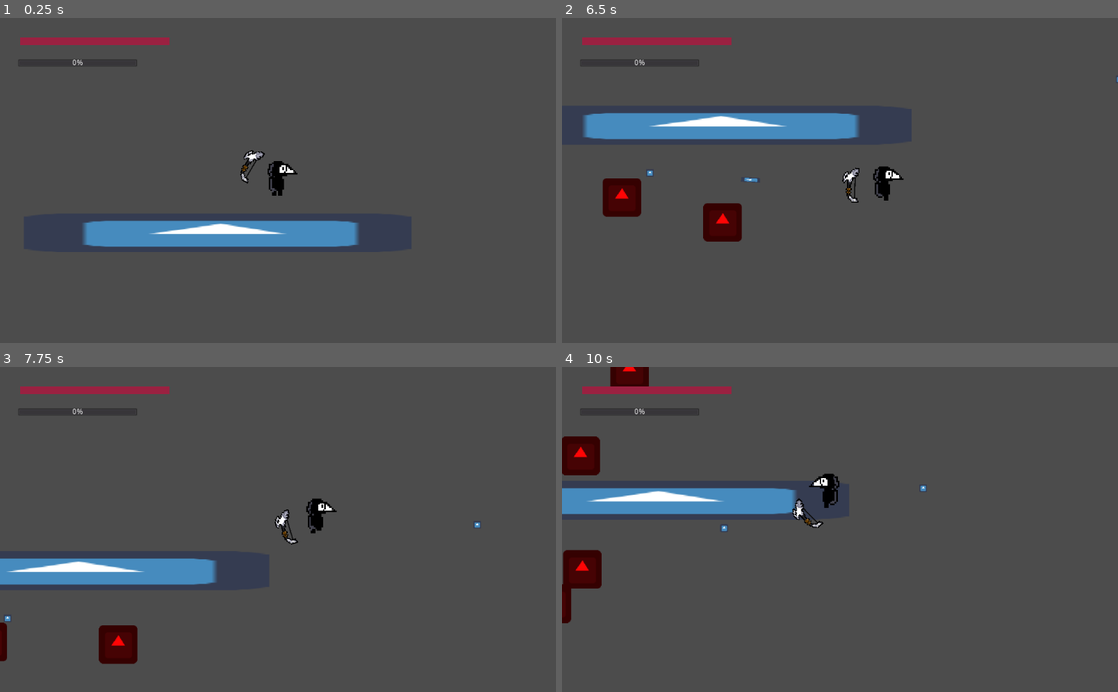
Above: before the commit, frames 1-4 (two rows, left to right).
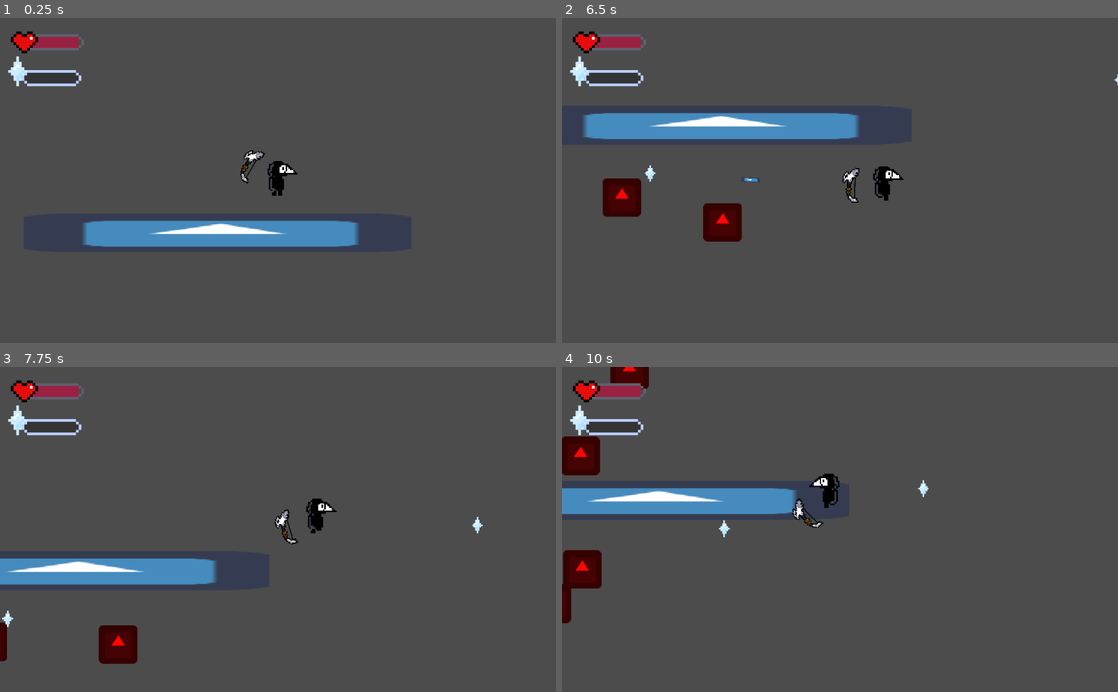
Above: after the commit, the same moments.

Repository: Takexin/Atividade-AC2-HG-3tri
Game: Godot game, scene res://scenes/main.tscn
The game is run twice, just before and just after one commit, with the same random seed, the same clock (stepped at 60 frames per second) and the same inputs. The engine's default icon, where the game draws it, is replaced by a stand-in: a white triangle on a blue panel in a dark square.
Inputs:
- Up to frame 1 (0.25 s): no input
- Up to frame 2 (6.5 s): tap Enter at 0.5 s; hold D (keyRight) 0.53-1.28 s; tap P (increaseSpeed) every 0.75 s from 0.6 to 5.85 s; hold S (keyDown) 1.28-2.03 s; hold D (keyRight) 2.03-2.78 s; hold W (keyUp) 2.78-3.53 s; hold A (keyLeft) 3.53-5.03 s; hold S (keyDown) 5.03-5.78 s; hold D (keyRight) from 5.78 s (still down)
- Up to frame 3 (7.75 s): release D (keyRight) at 6.53 s; hold W (keyUp) 6.53-7.28 s; tap P (increaseSpeed) at 6.6, 7.35 s; hold D (keyRight) from 7.28 s (still down)
- Up to frame 4 (10 s): release D (keyRight) at 8.03 s; hold S (keyDown) 8.03-8.78 s; tap P (increaseSpeed) at 8.1, 8.85, 9.6 s; hold A (keyLeft) 8.78-9.53 s; hold W (keyUp) from 9.53 s (still down)

The runs differ from the first frame. In frame 1, 1.2% of the frame differs, in the area x 1-31%, y 4-22%; in frame 2, 1.3%; in frame 3, 1.3%; in frame 4, 1.4%, in the area x 1-66%, y 4-53%.

Commit message:
adding bars (health and xp) sprites

Diff:
--- /dev/null
+++ b/assets/bars/character.tres
@@ -0,0 +1,12 @@
+[gd_resource type="Theme" load_steps=3 format=2]
+
+[sub_resource type="StyleBoxFlat" id=5]
+bg_color = Color( 0.207843, 0.207843, 0.207843, 1 )
+
+[sub_resource type="StyleBoxFlat" id=6]
+bg_color = Color( 0.607843, 0.133333, 0.258824, 1 )
+
+[resource]
+ProgressBar/icons/a = null
+ProgressBar/styles/bg = SubResource( 5 )
+ProgressBar/styles/fg = SubResource( 6 )
--- a/scenes/character.tscn
+++ b/scenes/character.tscn
@@ -1,9 +1,12 @@
-[gd_scene load_steps=11 format=2]
+[gd_scene load_steps=15 format=2]
 
 [ext_resource path="res://assets/images/walkCycle.png" type="Texture" id=1]
 [ext_resource path="res://scripts/character.gd" type="Script" id=2]
 [ext_resource path="res://scenes/weakpons/bow.tscn" type="PackedScene" id=3]
 [ext_resource path="res://scripts/healthBar.gd" type="Script" id=4]
+[ext_resource path="res://assets/images/healthBar1.png" type="Texture" id=5]
+[ext_resource path="res://assets/images/barra xp.png" type="Texture" id=6]
+[ext_resource path="res://assets/bars/character.tres" type="Theme" id=7]
 
 [sub_resource type="RectangleShape2D" id=2]
 extents = Vector2( 32, 32 )
@@ -34,8 +37,12 @@
 bg_color = Color( 0.607843, 0.133333, 0.258824, 1 )
 
 [sub_resource type="Theme" id=7]
+ProgressBar/icons/a = null
 ProgressBar/styles/bg = SubResource( 5 )
 ProgressBar/styles/fg = SubResource( 6 )
+
+[sub_resource type="StyleBoxFlat" id=8]
+bg_color = Color( 0.701961, 0.894118, 0.929412, 1 )
 
 [node name="KinematicBody2D" type="KinematicBody2D"]
 collision_layer = 257
@@ -88,18 +95,32 @@
 [node name="healthBar" type="ProgressBar" parent="CanvasLayer"]
 pause_mode = 1
 margin_left = 37.0
-margin_top = 36.0
-margin_right = 312.0
-margin_bottom = 50.0
-theme = SubResource( 7 )
+margin_top = 33.0
+margin_right = 145.0
+margin_bottom = 57.0
+theme = ExtResource( 7 )
 percent_visible = false
 script = ExtResource( 4 )
 
 [node name="xpBar" type="ProgressBar" parent="CanvasLayer"]
-margin_left = 33.0
-margin_top = 76.0
-margin_right = 253.0
-margin_bottom = 90.0
+margin_left = 45.0
+margin_top = 101.0
+margin_right = 145.0
+margin_bottom = 121.0
+theme = SubResource( 7 )
+theme_type_variation = "yes"
+custom_styles/fg = SubResource( 8 )
+percent_visible = false
+
+[node name="healthSprite" type="Sprite" parent="CanvasLayer"]
+position = Vector2( 90, 55 )
+scale = Vector2( 5, 5 )
+texture = ExtResource( 5 )
+
+[node name="xpSprite" type="Sprite" parent="CanvasLayer"]
+position = Vector2( 90, 91 )
+scale = Vector2( 5, 5 )
+texture = ExtResource( 6 )
 
 [connection signal="timeout" from="Timer" to="." method="_on_Timer_timeout"]
 [connection signal="timeout" from="Timer2" to="." method="_on_Timer2_timeout"]
--- a/scenes/orbXP.tscn
+++ b/scenes/orbXP.tscn
@@ -1,6 +1,6 @@
 [gd_scene load_steps=4 format=2]
 
-[ext_resource path="res://icon.png" type="Texture" id=1]
+[ext_resource path="res://assets/images/xp.png" type="Texture" id=1]
 [ext_resource path="res://scripts/orbXP.gd" type="Script" id=2]
 
 [sub_resource type="RectangleShape2D" id=1]
@@ -15,7 +15,8 @@
 shape = SubResource( 1 )
 
 [node name="Sprite" type="Sprite" parent="."]
-scale = Vector2( 0.2, 0.2 )
+position = Vector2( -1, -3 )
+scale = Vector2( 2.5, 2.5 )
 texture = ExtResource( 1 )
 
 [node name="orbXP" type="Node2D" parent="."]
Binary file added: assets/images/barra xp.png
Not shown, added: assets/images/barra xp.png.import
Binary file added: assets/images/healthBar1.png
Not shown, added: assets/images/healthBar1.png.import
Binary file added: assets/images/xp.png
Not shown, added: assets/images/xp.png.import
